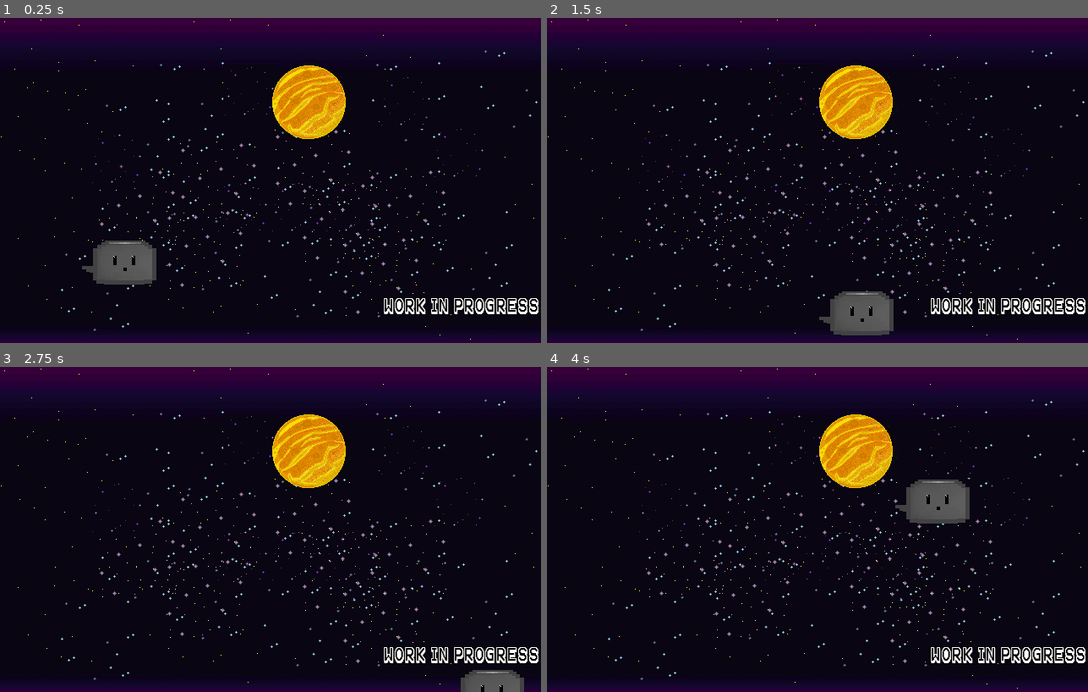
Above: before the commit, frames 1-4 (two rows, left to right).
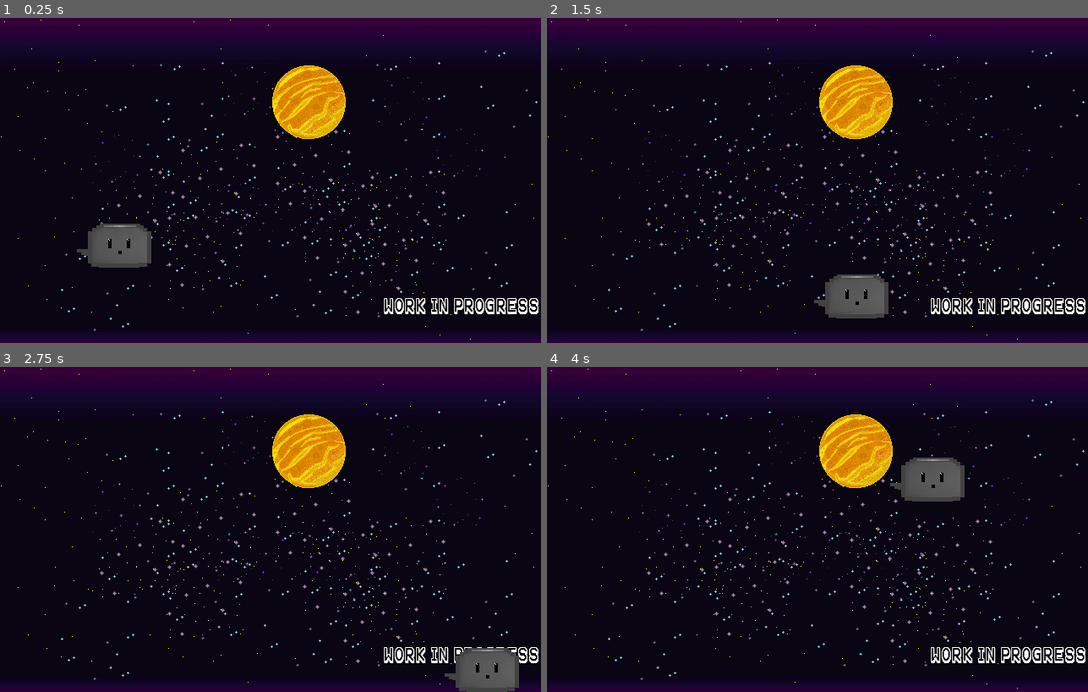
Above: after the commit, the same moments.

Repository: val-h/project-a
Game: Godot game, scene res://levels/test.tscn
Two runs of this game, one before a commit and one after it. Both use one fixed random seed, a clock stepped at 60 frames per second and the inputs below.
Inputs:
- Up to frame 1 (0.25 s): no input
- Up to frame 2 (1.5 s): hold D (ui_right) 0.53-1.28 s; hold S (ui_down) from 1.28 s (still down)
- Up to frame 3 (2.75 s): release S (ui_down) at 2.03 s; hold D (ui_right) from 2.03 s (still down)
- Up to frame 4 (4 s): release D (ui_right) at 2.78 s; hold W (ui_up) 2.78-3.53 s; hold A (ui_left) from 3.53 s (still down)

The runs differ from the first frame. In frame 1, 1.5% of the frame differs, in the area x 14-48%, y 14-83%; in frame 2, 1.5%; in frame 3, 1.0%; in frame 4, 1.8%, in the area x 22-79%, y 14-49%.

Commit message:
Charecter border overlapping fixed

Diff:
--- a/Project A/levels/Player.gd
+++ b/Project A/levels/Player.gd
@@ -6,7 +6,7 @@
 
 func _ready():
 	screen_size = get_viewport_rect().size
-	sprite_size = $Sprite
+	sprite_size = $Sprite.get_rect().size
 
 func _process(delta):
 	var velocity = Vector2()
@@ -23,5 +23,5 @@
 		velocity = velocity.normalized() * speed
 
 	position += velocity * delta
-	position.x = clamp(position.x, 0, screen_size.x)
-	position.y = clamp(position.y, 0, screen_size.y)
+	position.x = clamp(position.x, 0 + sprite_size.x / 2, screen_size.x - sprite_size.x / 2)
+	position.y = clamp(position.y, 0 + sprite_size.y / 2, screen_size.y - sprite_size.y / 2)
--- a/Project A/levels/test.tscn
+++ b/Project A/levels/test.tscn
@@ -105,7 +105,7 @@
 uppercase = true
 
 [node name="Player" type="Area2D" parent="."]
-position = Vector2( 140.733, 288.681 )
+position = Vector2( 135.174, 269.223 )
 script = ExtResource( 9 )
 __meta__ = {
 "_edit_group_": true
Not shown: 1 places in Project A/levels/test.tscn that only renumber resources
